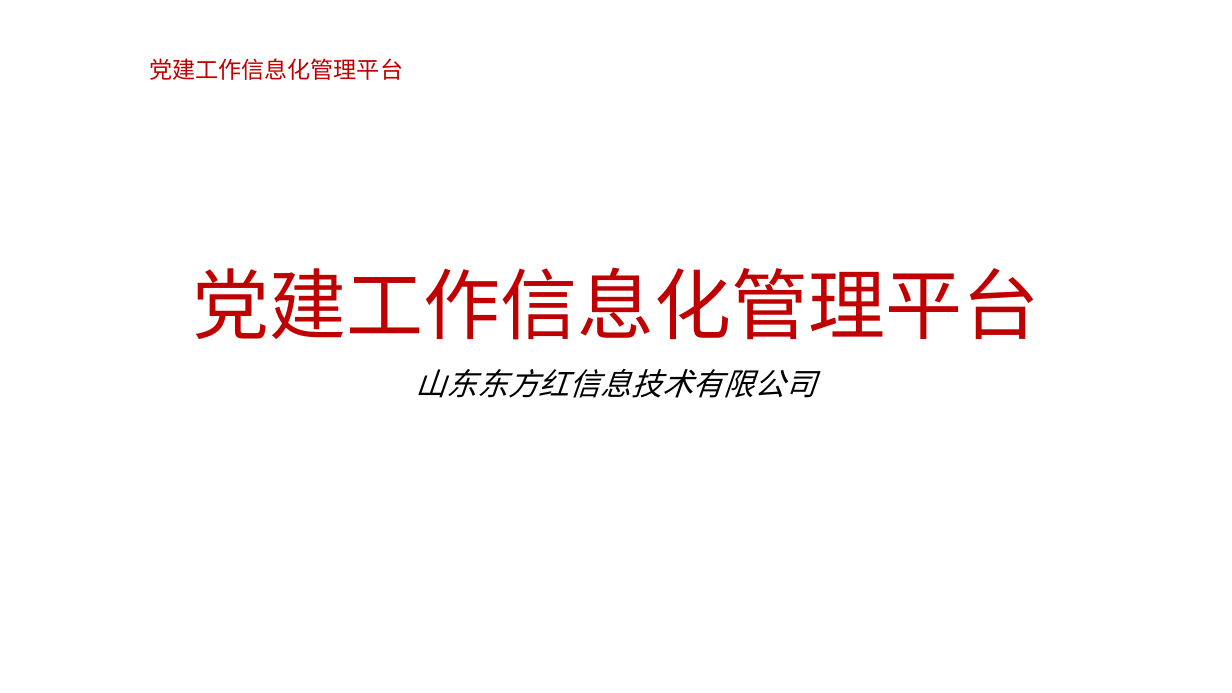
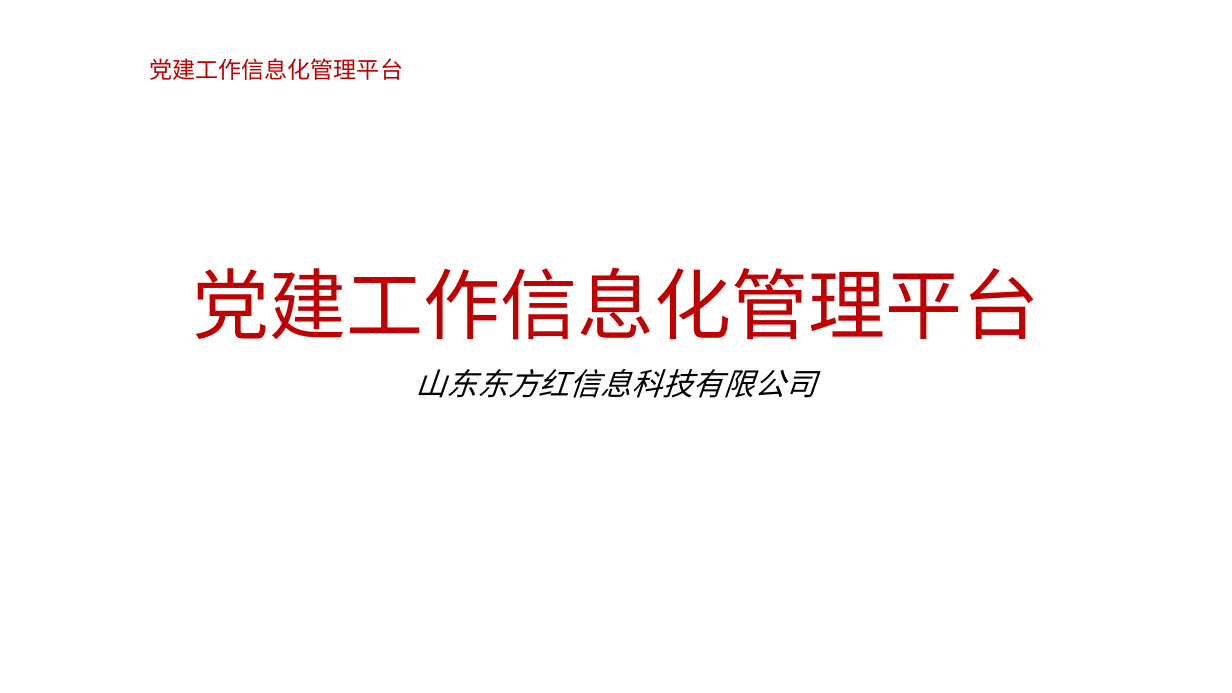
Before and after one commit to rider11-dev/work, a slide deck: slide 1 of PartyBuilding/党建资料/党建演示ppt/党建工作信息化管理平台.pptx. Drawn at 1232x693 pixels with LibreOffice and Linux fonts; fonts in the diff are those of the drawing; background and template pictures are left out. Boxes give left, top, right and bottom in pixels: in the first picture for what was removed or moved away, otherwise in the second. Text is boxed around its words. In the diff, an @@ line names an element or a change of style, - is before the commit and + after.

```diff
--- a/PartyBuilding/党建资料/党建演示ppt/党建工作信息化管理平台.pptx
+++ b/PartyBuilding/党建资料/党建演示ppt/党建工作信息化管理平台.pptx
@@ subtitle at (416, 369, 816, 398): text changed @@
-山东东方红信息技术有限公司
+山东东方红信息科技有限公司
```
Also in this commit, not shown: 8 other slides changed, 26 other files.
